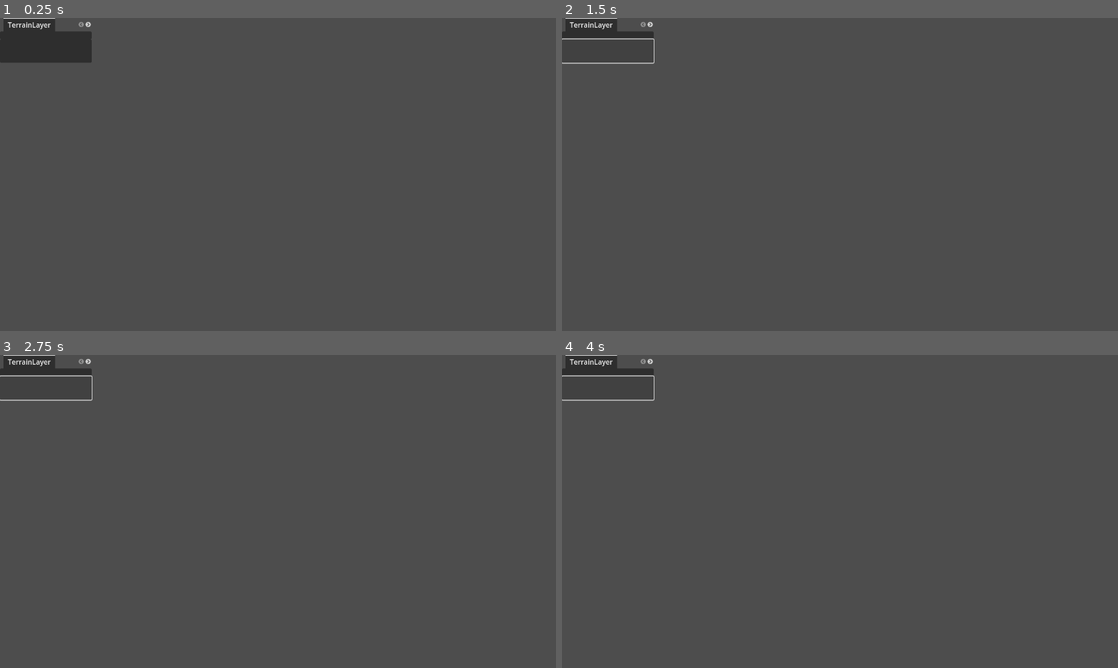
Above: before the commit, frames 1-4 (two rows, left to right).
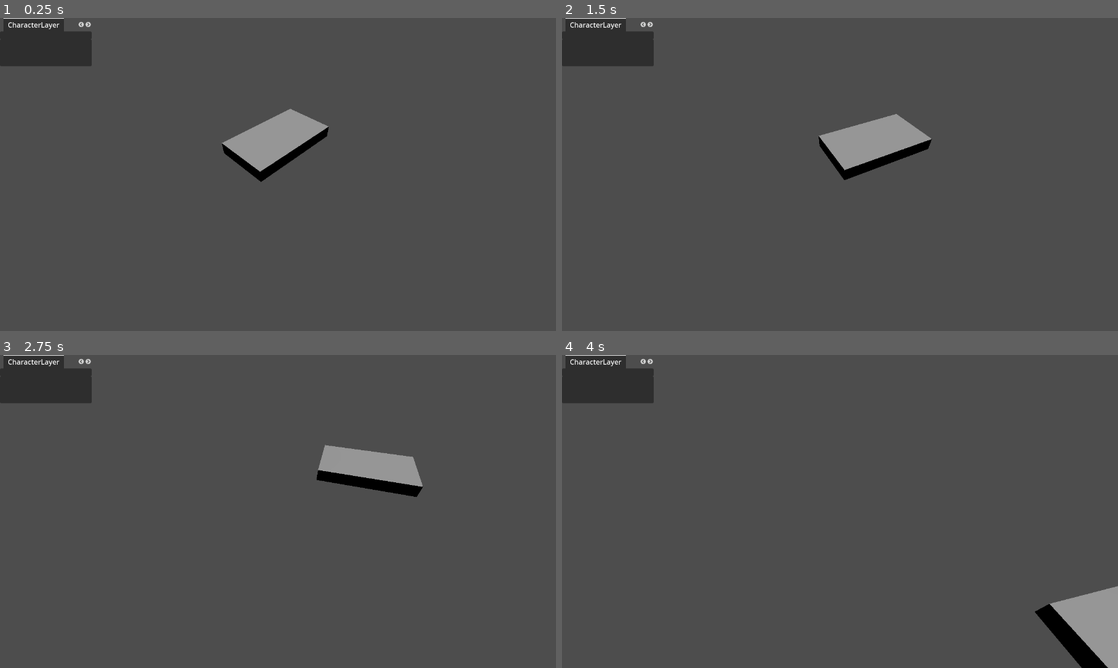
Above: after the commit, the same moments.

Repository: MapcrafterTactics/MapCrafter-Tactics
Game: Godot game, scene res://Editor.tscn
Same seed, same stepped clock (60 frames per second), same inputs: the game is played once before the commit and once after it.
Inputs (mouse positions are in pixels of both pictures, inside the frame that each line leads up to):
- Up to frame 1 (0.25 s): no input
- Up to frame 2 (1.5 s): click (606, 52) at 0.52 s; tap Enter at 1.25 s; hold D from 1.28 s (still down); hold Q from 1.28 s (still down)
- Up to frame 3 (2.75 s): tap E at 1.55, 2.1 s; release D at 2.03 s; release Q at 2.03 s; hold S from 2.03 s (still down); tap Q at 2.3 s
- Up to frame 4 (4 s): release S at 2.78 s; hold D 2.78-3.53 s; hold Q 2.78-3.53 s; tap E at 3.05, 3.6 s; hold W from 3.53 s (still down); tap Q at 3.8 s

The runs differ from the first frame. In frame 1, 2.7% of the frame differs, in the area x 0-60%, y 0-53%; in frame 2, 2.9%; in frame 3, 2.6%; in frame 4, 3.1%, in the area x 0-100%, y 0-100%.

Commit message:
Editor
3D Camera + binds for camera movement

Diff:
--- a/map-crafter-tactics/Editor.tscn
+++ b/map-crafter-tactics/Editor.tscn
@@ -1,4 +1,15 @@
-[gd_scene format=3 uid="uid://b67vsm87w37rn"]
+[gd_scene load_steps=7 format=3 uid="uid://b67vsm87w37rn"]
+
+[ext_resource type="Script" uid="uid://b47fakues6my3" path="res://camera_3d.gd" id="2_1qsck"]
+[ext_resource type="Script" uid="uid://dbu1uyau7ht86" path="res://main_viewport.gd" id="2_agv3s"]
+
+[sub_resource type="BoxMesh" id="BoxMesh_1qsck"]
+
+[sub_resource type="Environment" id="Environment_62x0m"]
+
+[sub_resource type="CameraAttributesPractical" id="CameraAttributesPractical_1qsck"]
+
+[sub_resource type="Compositor" id="Compositor_agv3s"]
 
 [node name="Editor" type="Control"]
 layout_mode = 3
@@ -12,24 +23,26 @@
 layout_mode = 0
 offset_right = 211.0
 offset_bottom = 49.0
-current_tab = 0
+current_tab = 1
 
 [node name="TerrainLayer" type="Control" parent="TabContainer"]
+visible = false
 layout_mode = 2
 metadata/_tab_index = 0
 
 [node name="Button" type="Button" parent="TabContainer/TerrainLayer"]
+visible = false
 layout_mode = 0
 offset_top = 18.0
 offset_right = 211.0
 offset_bottom = 72.0
 
 [node name="CharacterLayer" type="Control" parent="TabContainer"]
-visible = false
 layout_mode = 2
 metadata/_tab_index = 1
 
 [node name="Button" type="Button" parent="TabContainer/CharacterLayer"]
+visible = false
 layout_mode = 0
 offset_right = 8.0
 offset_bottom = 8.0
@@ -46,11 +59,44 @@
 metadata/_tab_index = 2
 
 [node name="Button" type="Button" parent="TabContainer/BattleLayer"]
+visible = false
 layout_mode = 0
 offset_top = 18.0
 offset_right = 211.0
 offset_bottom = 71.0
 
-[node name="MainViewport" type="Node3D" parent="."]
+[node name="SubViewportContainer" type="SubViewportContainer" parent="."]
+layout_mode = 0
+offset_right = 1280.0
+offset_bottom = 720.0
+stretch = true
 
-[node name="GridMap" type="GridMap" parent="MainViewport"]
+[node name="SubViewport" type="SubViewport" parent="SubViewportContainer"]
+transparent_bg = true
+handle_input_locally = false
+size = Vector2i(1280, 720)
+render_target_clear_mode = 2
+render_target_update_mode = 4
+
+[node name="MainViewport" type="Node3D" parent="SubViewportContainer/SubViewport"]
+script = ExtResource("2_agv3s")
+
+[node name="MeshInstance3D" type="MeshInstance3D" parent="SubViewportContainer/SubViewport/MainViewport"]
+transform = Transform3D(4.511162, 0, 0, 0, 1, 0, 0, 0, 7.8860893, 0, 0, 0)
+mesh = SubResource("BoxMesh_1qsck")
+skeleton = NodePath("../../../..")
+
+[node name="Camera3D" type="Camera3D" parent="SubViewportContainer/SubViewport/MainViewport"]
+transform = Transform3D(0.7071068, -0.5, 0.5, 0, 0.7071068, 0.70710677, -0.7071068, -0.5, 0.5, 10, 10, 10)
+current = true
+script = ExtResource("2_1qsck")
+
+[node name="GridMap" type="GridMap" parent="SubViewportContainer/SubViewport/MainViewport"]
+
+[node name="WorldEnvironment" type="WorldEnvironment" parent="SubViewportContainer/SubViewport/MainViewport"]
+environment = SubResource("Environment_62x0m")
+camera_attributes = SubResource("CameraAttributesPractical_1qsck")
+compositor = SubResource("Compositor_agv3s")
+
+[node name="DirectionalLight3D" type="DirectionalLight3D" parent="SubViewportContainer/SubViewport/MainViewport"]
+transform = Transform3D(1, 0, 0, 0, -0.051813085, 0.9986568, 0, -0.9986568, -0.051813085, 0, 9.183848, 0)
--- /dev/null
+++ b/map-crafter-tactics/camera_3d.gd
@@ -0,0 +1,32 @@
+extends Camera3D
+
+@export var speed := 8.0
+@export var rotation_speed := 90.0
+@export var fixed_height := 0.0
+
+func _ready():
+	fixed_height = global_position.y
+
+func _process(delta):
+	var direction := Vector3.ZERO
+
+	var forward := -global_transform.basis.z
+	var right := global_transform.basis.x
+
+	if Input.is_key_pressed(KEY_W):
+		direction += forward
+	if Input.is_key_pressed(KEY_S):
+		direction -= forward
+	if Input.is_key_pressed(KEY_A):
+		direction -= right
+	if Input.is_key_pressed(KEY_D):
+		direction += right
+	if Input.is_key_pressed(KEY_Q):
+		rotation.y += deg_to_rad(rotation_speed) * delta
+	if Input.is_key_pressed(KEY_E):
+		rotation.y -= deg_to_rad(rotation_speed) * delta
+
+	direction.y = 0
+	direction = direction.normalized()
+	global_position += direction * speed * delta
+	global_position.y = fixed_height
--- /dev/null
+++ b/map-crafter-tactics/editor.gd
@@ -0,0 +1,11 @@
+extends Control
+
+
+# Called when the node enters the scene tree for the first time.
+func _ready() -> void:
+	pass # Replace with function body.
+
+
+# Called every frame. 'delta' is the elapsed time since the previous frame.
+func _process(delta: float) -> void:
+	pass
--- /dev/null
+++ b/map-crafter-tactics/main_viewport.gd
@@ -0,0 +1,11 @@
+extends Node3D
+
+
+# Called when the node enters the scene tree for the first time.
+func _ready() -> void:
+	pass # Replace with function body.
+
+
+# Called every frame. 'delta' is the elapsed time since the previous frame.
+func _process(delta: float) -> void:
+	pass
Not shown, added: map-crafter-tactics/camera_3d.gd.uid
Not shown, added: map-crafter-tactics/editor.gd.uid
Not shown, added: map-crafter-tactics/main_viewport.gd.uid
